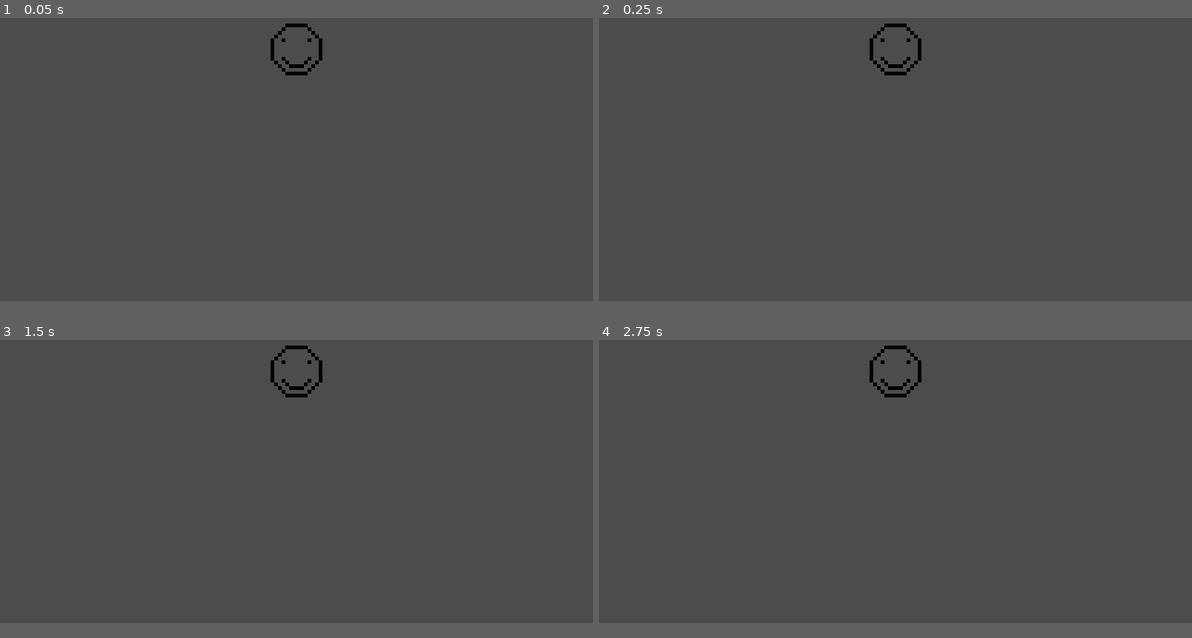
Above: before the commit, frames 1-4 (two rows, left to right).
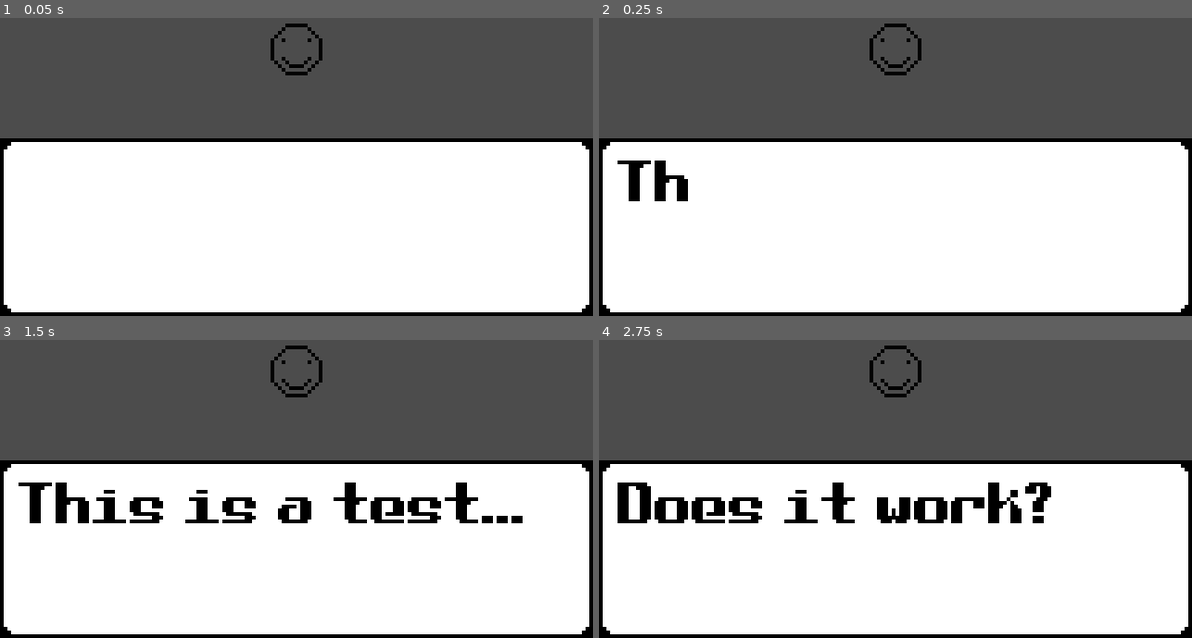
Above: after the commit, the same moments.

Repository: RustyMonky/LudumDare42
Game: Godot game, scene res://scenes/main.tscn
Two runs of this game, one before a commit and one after it. Both use one fixed random seed, a clock stepped at 60 frames per second and the inputs below.
Inputs:
- Up to frame 1 (0.05 s): no input
- Up to frame 2 (0.25 s): no input
- Up to frame 3 (1.5 s): tap Enter (ui_accept) at 0.5, 1.35 s; hold Enter (ui_accept) 0.53-1.28 s
- Up to frame 4 (2.75 s): tap Enter (ui_accept) at 1.52, 1.82 s; hold Enter (ui_accept) from 2.03 s (still down)
In our replay, the window is 640x560 before the commit and 640x576 after it. These sizes can differ from the game's own. Grey fills any space a smaller window leaves; there, only what the larger window draws over its background counts as a difference.

The runs differ from the first frame. In frame 1, 56% of the frame differs, in the area x 0-100%, y 40-100%; in frame 2, 56%; in frame 3, 56%; in frame 4, 56%.

Commit message:
Adds text box with test prompts

Diff:
--- /dev/null
+++ b/assets/fonts/main.tres
@@ -0,0 +1,11 @@
+[gd_resource type="DynamicFont" load_steps=2 format=2]
+
+[ext_resource path="res://assets/fonts/TryAgain.ttf" type="DynamicFontData" id=1]
+
+[resource]
+
+size = 16
+use_mipmaps = false
+use_filter = false
+font_data = ExtResource( 1 )
+_sections_unfolded = [ "Font", "Settings" ]
--- a/project.godot
+++ b/project.godot
@@ -17,7 +17,7 @@
 [display]
 
 window/size/width=160
-window/size/height=140
+window/size/height=144
 window/size/test_width=160
 window/size/test_height=140
 window/stretch/mode="2d"
--- /dev/null
+++ b/scenes/main.gd
@@ -0,0 +1,39 @@
+extends Node
+
+var textIsDone = false
+var textLabel
+var textQueue = []
+var textQueueIndex = 0
+var textTimer
+
+func _ready():
+	textLabel = $ui/textbox/label
+	textTimer = $ui/textbox/textTimer
+
+	prepare_text_queue(["This is a test...", "Does it work?"], 0)
+
+	set_process_input(true)
+
+func _input(event):
+	if event.is_action_pressed("ui_accept"):
+		if textIsDone:
+			pass
+		elif textLabel.get_visible_characters() >= textLabel.get_total_character_count():
+			prepare_text_queue(textQueue, textQueueIndex)
+
+func prepare_text_queue(textArray, textIndex):
+	textQueue = textArray
+	textQueueIndex = textIndex
+	textLabel.set_text(textArray[textIndex])
+	textLabel.set_visible_characters(0)
+	textIsDone = false
+
+func _on_textTimer_timeout():
+	var visibleText = textLabel.get_visible_characters()
+	textLabel.set_visible_characters(visibleText + 1)
+
+	if visibleText == textLabel.get_total_character_count():
+		if textQueueIndex < (textQueue.size() - 1):
+			textQueueIndex += 1
+		else:
+			textIsDone = true
--- a/scenes/main.tscn
+++ b/scenes/main.tscn
@@ -1,11 +1,79 @@
-[gd_scene load_steps=2 format=2]
+[gd_scene load_steps=5 format=2]
 
-[ext_resource path="res://assets/sprites/pets/test.png" type="Texture" id=1]
+[ext_resource path="res://scenes/main.gd" type="Script" id=1]
+[ext_resource path="res://assets/sprites/pets/test.png" type="Texture" id=2]
+[ext_resource path="res://assets/sprites/ui/textbox.png" type="Texture" id=3]
+[ext_resource path="res://assets/fonts/main.tres" type="DynamicFont" id=4]
 
 [node name="root" type="Node" index="0"]
+
+script = ExtResource( 1 )
 
 [node name="pet" type="Sprite" parent="." index="0"]
 
 position = Vector2( 80, 72 )
-texture = ExtResource( 1 )
+texture = ExtResource( 2 )
 _sections_unfolded = [ "Transform" ]
+
+[node name="ui" type="CanvasLayer" parent="." index="1"]
+
+layer = 1
+offset = Vector2( 0, 0 )
+rotation = 0.0
+scale = Vector2( 1, 1 )
+transform = Transform2D( 1, 0, 0, 1, 0, 0 )
+
+[node name="textbox" type="NinePatchRect" parent="ui" index="0"]
+
+anchor_left = 0.0
+anchor_top = 1.0
+anchor_right = 1.0
+anchor_bottom = 1.0
+margin_top = -48.0
+rect_min_size = Vector2( 160, 48 )
+rect_pivot_offset = Vector2( 0, 0 )
+rect_clip_content = false
+mouse_filter = 2
+mouse_default_cursor_shape = 0
+size_flags_horizontal = 1
+size_flags_vertical = 1
+texture = ExtResource( 3 )
+patch_margin_left = 3
+patch_margin_top = 3
+patch_margin_right = 3
+patch_margin_bottom = 3
+_sections_unfolded = [ "Patch Margin", "Rect" ]
+
+[node name="label" type="Label" parent="ui/textbox" index="0"]
+
+modulate = Color( 0, 0, 0, 1 )
+anchor_left = 0.5
+anchor_top = 0.5
+anchor_right = 0.5
+anchor_bottom = 0.5
+margin_left = -75.0
+margin_top = -19.0
+margin_right = 75.0
+margin_bottom = 19.0
+rect_min_size = Vector2( 150, 38 )
+rect_pivot_offset = Vector2( 0, 0 )
+rect_clip_content = false
+mouse_filter = 2
+mouse_default_cursor_shape = 0
+size_flags_horizontal = 1
+size_flags_vertical = 4
+custom_fonts/font = ExtResource( 4 )
+autowrap = true
+percent_visible = 1.0
+lines_skipped = 0
+max_lines_visible = -1
+_sections_unfolded = [ "Rect", "Visibility", "custom_fonts" ]
+
+[node name="textTimer" type="Timer" parent="ui/textbox" index="1"]
+
+process_mode = 1
+wait_time = 0.1
+one_shot = false
+autostart = true
+
+[connection signal="timeout" from="ui/textbox/textTimer" to="." method="_on_textTimer_timeout"]
Binary file added: assets/fonts/TryAgain.ttf
Binary file added: assets/sprites/ui/textbox.png
Not shown, added: assets/sprites/ui/textbox.png.import
